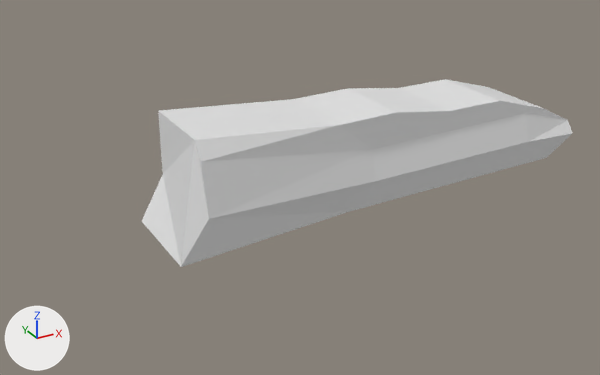
Renders of the OBJ model resources/enemy/RightDownArm.obj from each side of a commit.
Before and after are seen from a camera (50 mm lens) standing at (0.699, -1.011, 1.3) and looking at (1.145, -0.199, 0.894). The axes (+X, +Y, +Z) are drawn at lower left. The lights are the same throughout. Where no turn or scale is listed for an object, it has been applied to the vertices.

The scene before the commit, as lines of its bpy script (objects in view):
```python
me_立方体_001 = bpy.data.meshes.new('立方体.001')
me_立方体_001.from_pydata(...)  # 48 vertices, 92 faces; spans x 0.966..1.539, y -0.271..-0.131, z 0.862..0.996
ob_立方体_001 = bpy.data.objects.new('立方体.001', me_立方体_001)
ob_立方体_001.location = (0.0, 0.0, 0.0)
```
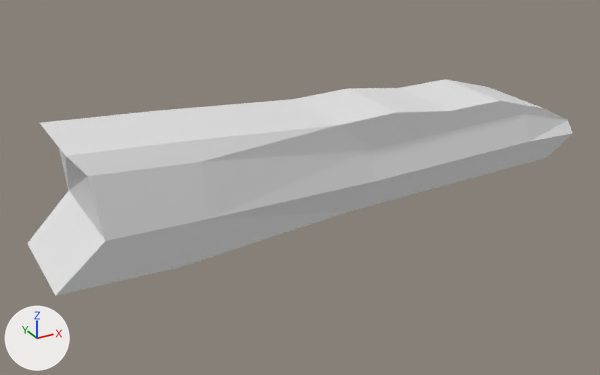
The newer file is also turned or shifted as a whole; pictures and numbers use the older file's frame.

What differs and where, as boxes (x1, y1, x2, y2) in the pictures (600 x 375 px):
'立方体.001', reshaped (27% wider, 15% taller): before (142, 79, 572, 267); after (27, 79, 572, 296)
part 1 of me_立方体_001, built on: before (142, 111, 209, 267); after (27, 111, 209, 296)

What changed in the scene script:
```text
Change me_立方体_001:
    used by ob_立方体_001; location = (0.0, 0.0, 0.0)
    remove me_立方体_001.from_pydata(...)  # 48 vertices, 92 faces; spans x 0.966..1.539, y -0.271..-0.131, z 0.862..0.996
    add me_立方体_001.from_pydata(...)  # 56 vertices, 108 faces; spans x 0.832..1.539, y -0.273..-0.131, z 0.862..1.004
    me_立方体_001 part 1
    6 faces are deleted
    8 vertices are added at x 0.832..0.885, y -0.273..-0.131, z 0.865..1.004
    22 new faces join them
```
